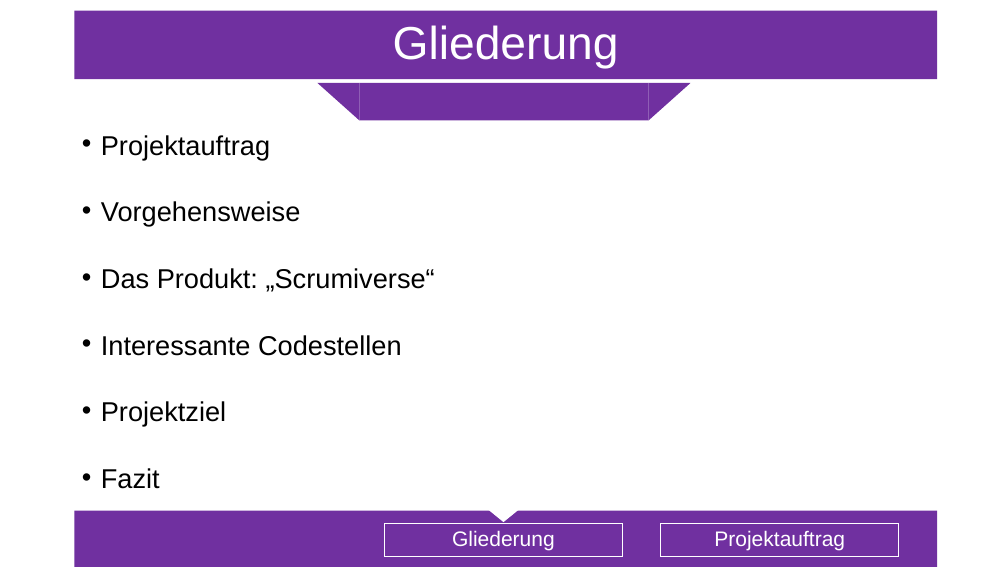
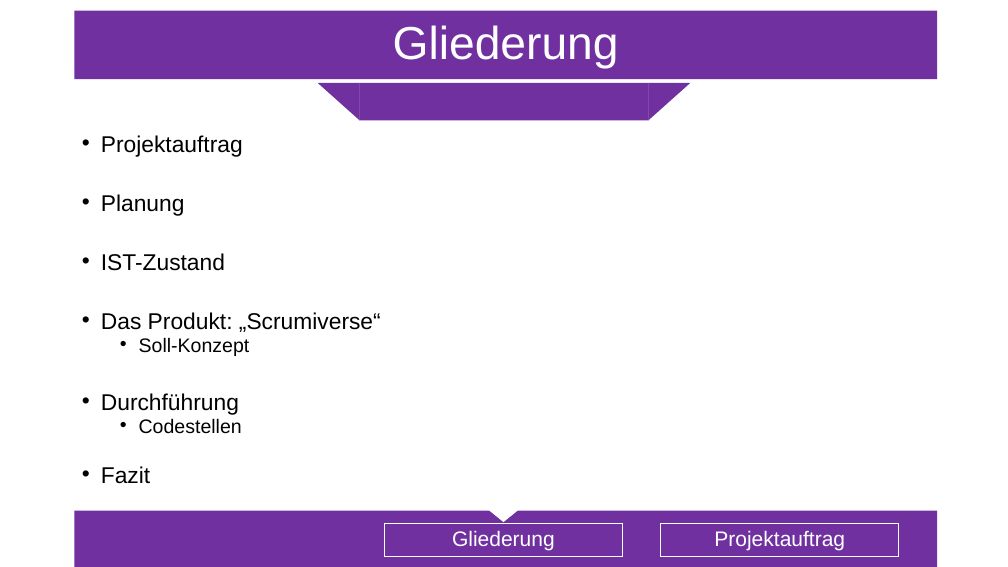
Before and after one commit to Sl0thking/mp_anwen_scrumiverse, a slide deck: slide 2 of Projektpräsentation/Projektpräsentation_Gliederung.pptx. Drawn at 1008x567 pixels with LibreOffice and Linux fonts; fonts in the diff are those of the drawing. Boxes give left, top, right and bottom in pixels: in the first picture for what was removed or moved away, otherwise in the second. Text is boxed around its words. In the diff, an @@ line names an element or a change of style, - is before the commit and + after.

```diff
--- a/Projektpräsentation/Projektpräsentation_Gliederung.pptx
+++ b/Projektpräsentation/Projektpräsentation_Gliederung.pptx
@@ text at [101, 135, 381, 484]: size 25.9 to 21.7 pt in "Projektauftrag", "Das Produkt: „Scrumiverse“", "Fazit" @@
@@ text at [101, 194, 225, 271]: text changed; size 25.9 to 21.7 pt @@
-• Vorgehensweise
+• Planung
+• IST-Zustand
@@ text at [101, 338, 250, 434]: text changed; size 25.9 to 18.6 pt @@
-• Interessante Codestellen
-• Projektziel
+  • Soll-Konzept
+• Durchführung
+  • Codestellen
```
Also in this commit, not shown: 1 other file.
